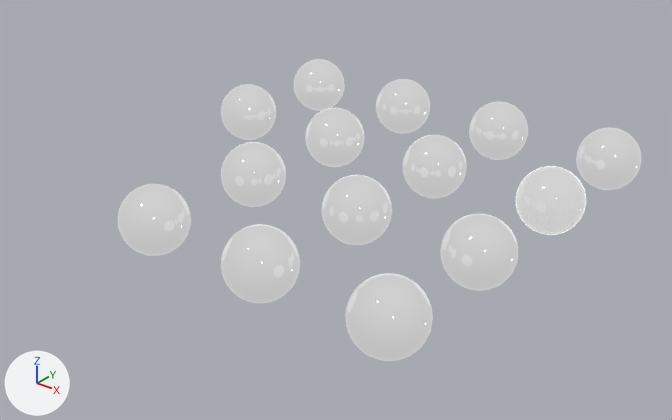
An edit to the Blender file Materials/Character.blend, drawn before and after from the same camera.
Rendered twice from a 50 mm camera at (8.0, -38.7, 14.4) aimed at (-12.4, -13.2, -1.4). Lighting does not change. The marker at lower left points along +X, +Y and +Z.

In view in the first picture: 'Arms', 'Astronaut_head_female', 'Astronaut_skull', 'Backpack', 'Bag', 'Boots', 'Cloth', 'Gear', 'Headlight', 'LeftGlove', 'RightArm', 'Spacesuit_hood'.
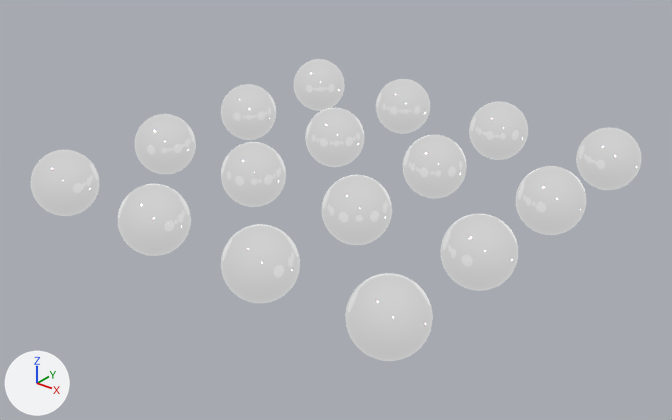
Edits to the bpy script that builds the scene:
```text
Change ob_astronaut_head_female:
    ob_astronaut_head_female.location: (-5.0, -10.0, 0.0) -> (-20.0, -15.0, 0.0)
Change ob_astronaut_head_female_eyebrows:
    ob_astronaut_head_female_eyebrows.location: (-5.0, -10.0, 0.0) -> (-20.0, -20.0, 0.0)
```

What differs and where, as boxes [x1, y1, x2, y2] in the pictures (672 x 420 px):
'Astronaut_head_female', moved: before [516, 166, 586, 235]; after [135, 114, 196, 174]
'Astronaut_head_female_EyeBrows', moved (not visible before): after [31, 150, 99, 216]
'Astronaut_head', unchanged, uncovered by the edit: after [516, 166, 586, 235]
